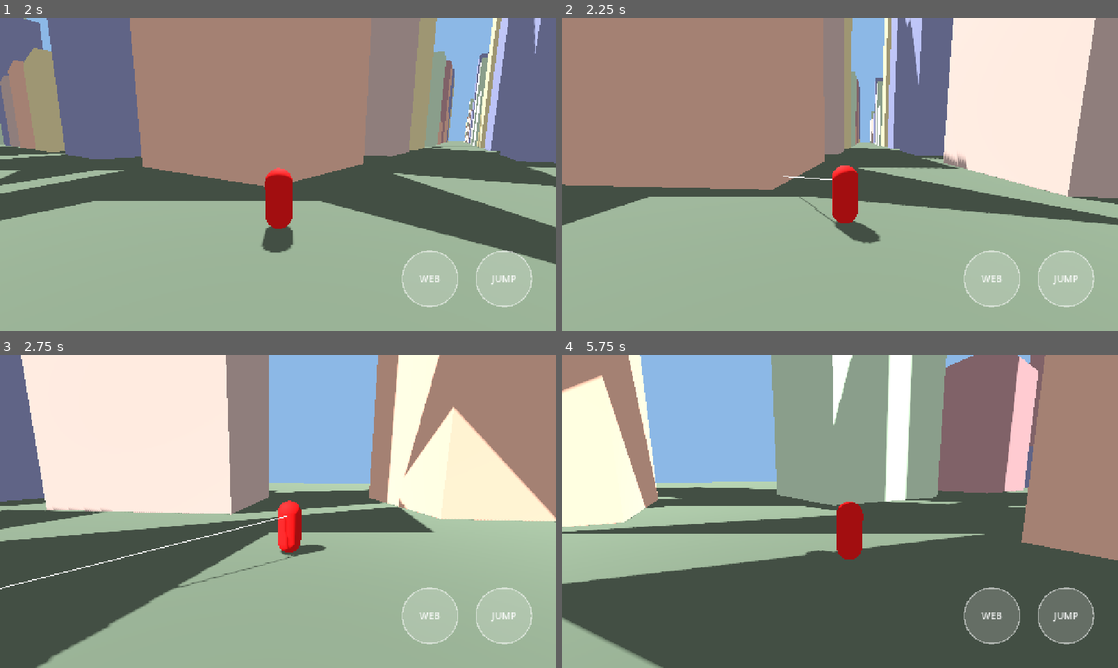
Above: before the commit, frames 1-4 (two rows, left to right).
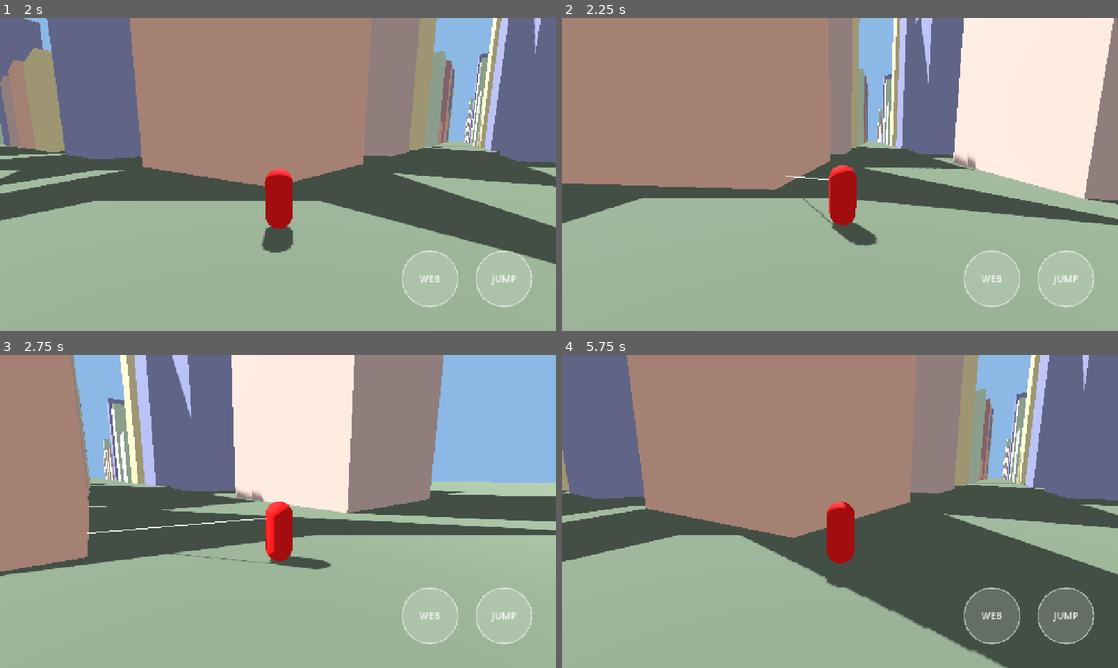
Above: after the commit, the same moments.

Repository: teiamotx/spider
Game: Godot game, scene res://scenes/main.tscn
The game is run twice, just before and just after one commit, with the same random seed, the same clock (stepped at 60 frames per second) and the same inputs.
Inputs (mouse positions are in pixels of both pictures, inside the frame that each line leads up to):
- Up to frame 1 (2 s): move the mouse to (400, 158) at 0.52 s; hold D 0.53-1.25 s; tap E at 0.6 s; click (400, 158) at 0.67 s; tap Space at 0.77 s; drag from (166, 190) to (250, 237) at 1.27 s
- Up to frame 2 (2.25 s): move the mouse to (895, 105) at 2.02 s; hold D from 2.03 s (still down); tap E at 2.1 s
- Up to frame 3 (2.75 s): keep holding D
- Up to frame 4 (5.75 s): release D at 2.75 s; drag from (812, 574) to (673, 464) at 2.77 s; move the mouse to (1006, 558) at 3.52 s; hold A 3.53-4.25 s; tap E at 3.6, 5.1 s; tap Space at 3.77 s; drag from (673, 464) to (756, 433) at 4.27 s; move the mouse to (867, 511) at 5.02 s; hold S from 5.03 s (still down); click (867, 511) at 5.17 s

Frame 1 is identical in both runs. In frame 2, 7.3% of the frame differs, in the area x 0-100%, y 0-73%; in frame 3, 63%; in frame 4, 75%, in the area x 0-100%, y 0-100%.

Commit message:
Add rope swing: fixed-length constraint, outward-velocity cancel, gravity, 40 m/s cap

Diff:
--- a/scripts/player/player.gd
+++ b/scripts/player/player.gd
@@ -1,19 +1,38 @@
 class_name PlayerController
 extends CharacterBody3D
-## On-foot movement. Momentum-based: ground acceleration is firm, air acceleration is weak,
+## On-foot movement and swinging.
+## Walking is momentum-based: ground acceleration is firm, air acceleration is weak,
 ## so a jump keeps the speed you brought into it. Input is relative to the camera rig's yaw.
+## While the web is attached, the player is a pendulum on a rope of fixed length.
 
 @export var max_speed: float = 9.0
 @export var ground_accel: float = 14.0
 @export var air_accel: float = 4.0
 @export var jump_speed: float = 7.0
 @export var gravity_strength: float = 14.0
+## Stronger than walking gravity, so a long rope swings with a quicker period.
+@export var swing_gravity: float = 22.0
+@export var max_speed_cap: float = 40.0
 
 @onready var _input: PlayerInput = $PlayerInput
 @onready var _rig: CameraRig = $CameraRig
+@onready var _web: WebShooter = $WebShooter
 
 
 func _physics_process(delta: float) -> void:
+	if _web.is_attached:
+		velocity.y -= swing_gravity * delta
+	else:
+		_walk_control(delta)
+
+	move_and_slide()
+
+	if _web.is_attached:
+		_enforce_rope()
+	velocity = velocity.limit_length(max_speed_cap)
+
+
+func _walk_control(delta: float) -> void:
 	var wish: Vector3 = _camera_relative(_input.get_move_axis()) * max_speed
 	var flat := Vector2(velocity.x, velocity.z)
 	var accel: float = ground_accel if is_on_floor() else air_accel
@@ -28,7 +47,19 @@
 	else:
 		velocity.y -= gravity_strength * delta
 
-	move_and_slide()
+
+## Keeps the body on the rope. Only the outward part of the velocity is removed,
+## so sideways speed is kept.
+func _enforce_rope() -> void:
+	var offset: Vector3 = global_position - _web.anchor_point
+	var dist: float = offset.length()
+	if dist <= _web.rope_length:
+		return
+	var outward: Vector3 = offset / dist
+	global_position = _web.anchor_point + outward * _web.rope_length
+	var radial: float = velocity.dot(outward)
+	if radial > 0.0:
+		velocity -= outward * radial
 
 
 ## Turns a stick vector into a world-space direction, using the camera's facing.
--- a/scripts/web/web_shooter.gd
+++ b/scripts/web/web_shooter.gd
@@ -2,14 +2,17 @@
 extends Node
 ## Web button logic. A press only queues a request. The raycast runs in _physics_process.
 ## A ray from the camera's center attaches to the first "webbable" surface within range.
-## Pressing again releases. The swing physics come in step 5.
+## Pressing again releases. While attached, the player script keeps the body on the rope.
 
 const WEBBABLE_GROUP: StringName = &"webbable"
 
 @export var web_range: float = 60.0
+## Attaches closer than this are refused, since a very short rope swings badly.
+@export var min_rope_length: float = 3.0
 
 var is_attached: bool = false
 var anchor_point: Vector3 = Vector3.ZERO
+var rope_length: float = 0.0
 
 var _fire_queued: bool = false
 
@@ -32,7 +35,7 @@
 	_fire_queued = false
 	if is_attached:
 		is_attached = false
-		print("Web released")
+		print("Web released at %.1f m/s" % _body.velocity.length())
 	else:
 		_try_attach()
 
@@ -50,6 +53,12 @@
 	if collider == null or not collider.is_in_group(WEBBABLE_GROUP):
 		print("Web hit a surface that is not webbable")
 		return
-	anchor_point = hit["position"]
+	var point: Vector3 = hit["position"]
+	var distance: float = _body.global_position.distance_to(point)
+	if distance < min_rope_length:
+		print("Web too close to swing from")
+		return
+	anchor_point = point
+	rope_length = distance
 	is_attached = true
-	print("Web attached, %.1f m away" % origin.distance_to(anchor_point))
+	print("Web attached, rope %.1f m" % rope_length)
